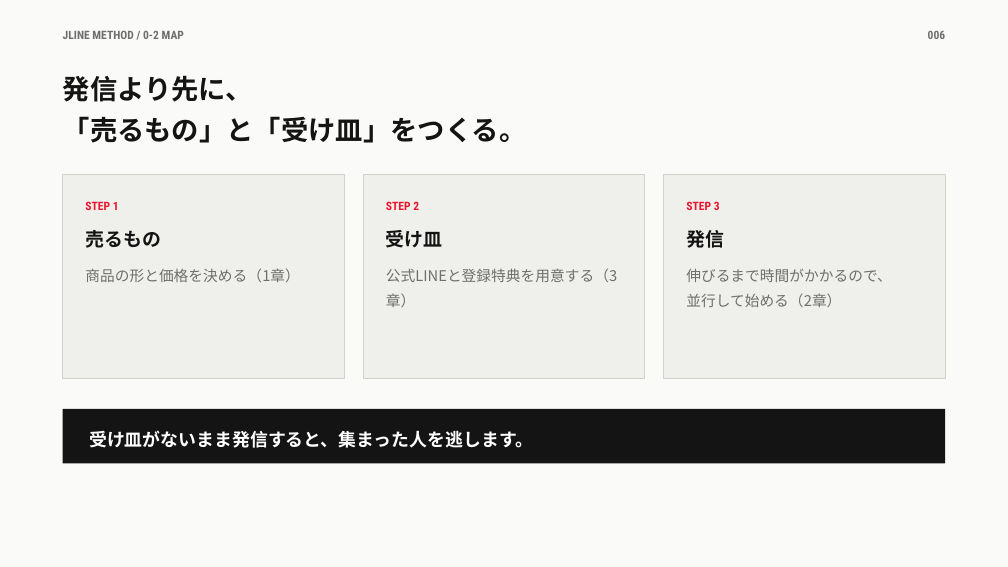
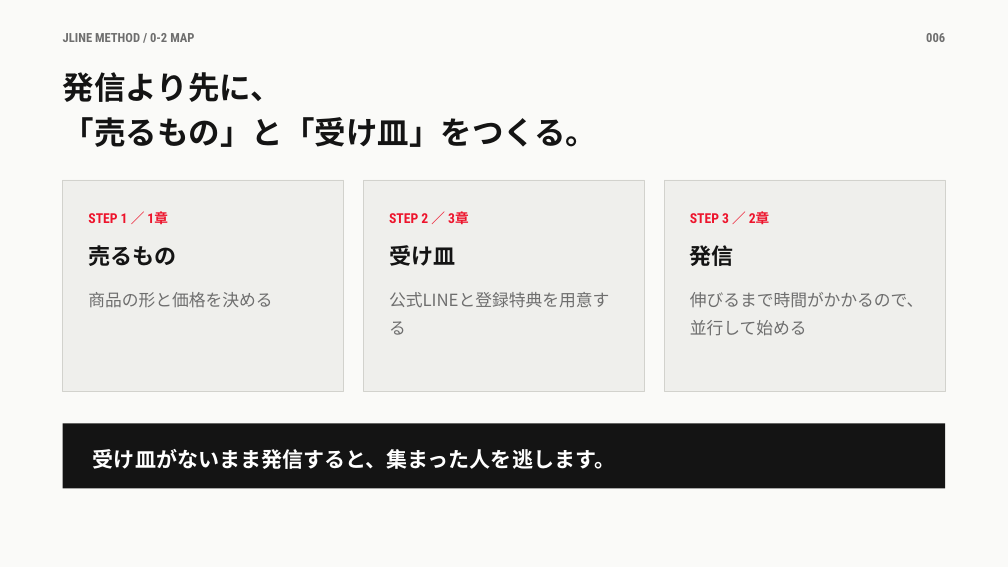
Before and after one commit to takafumisuzuki1117-sys/takafumi_suzuki, a slide deck: slide 6 of JLINEメソッド/教材/0章/0-2_全体の地図.pptx. Drawn at 1008x567 pixels with LibreOffice and Linux fonts; fonts in the diff are those of the drawing. Boxes give left, top, right and bottom in pixels: in the first picture for what was removed or moved away, otherwise in the second. Text is boxed around its words. In the diff, an @@ line names an element or a change of style, - is before the commit and + after.

```diff
--- a/JLINEメソッド/教材/0章/0-2_全体の地図.pptx
+++ b/JLINEメソッド/教材/0章/0-2_全体の地図.pptx
@@ text "JLINE METHOD / 0-2 MAP" at [63,33,194,42]: size 11 to 12 pt @@
@@ text "006" at [926,33,945,42]: size 11 to 12 pt @@
@@ text "発信より先に、" at [63,72,598,147]: size 26 to 30 pt; line spacing 1.25 to 1.2 @@
@@ rectangle: place and size @@
-rectangle at [63,175,344,379]
+rectangle at [63,180,344,392]
@@ rectangle: place and size @@
-rectangle at [363,175,644,379]
+rectangle at [364,180,645,392]
@@ rectangle: place and size @@
-rectangle at [664,175,945,379]
+rectangle at [665,180,946,392]
@@ text "売るもの": place and size @@
-text "売るもの" at [85,230,161,248]
+text "売るもの" at [88,245,176,266]
@@ text at [88,211,168,225]: text changed; size 11 to 13 pt @@
-STEP 1
+STEP 1 ／ 1章
@@ size 18 to 21 pt in 3 elements at [88,245,176,266], [690,245,734,266], [389,245,455,266] @@
@@ text "受け皿": place and size @@
-text "受け皿" at [386,230,443,248]
+text "受け皿" at [389,245,455,266]
@@ text at [389,211,469,224]: text changed; size 11 to 13 pt @@
-STEP 2
+STEP 2 ／ 3章
@@ text "発信": place and size @@
-text "発信" at [686,230,724,248]
+text "発信" at [690,245,734,266]
@@ text at [690,211,770,224]: text changed; size 11 to 13 pt @@
-STEP 3
+STEP 3 ／ 2章
@@ text at [88,292,272,307]: text changed; size 14 to 16 pt @@
-商品の形と価格を決める（1章）
+商品の形と価格を決める
@@ text at [389,292,609,308]: text changed; size 14 to 16 pt @@
-公式LINEと登録特典を用意する（3章）
+公式LINEと登録特典を用意する
@@ text at [690,292,924,308]: size 14 to 16 pt in "伸びるまで時間がかかるので、" @@
@@ text "伸びるまで時間がかかるので、": place and size @@
-text "伸びるまで時間がかかるので、" at [686,268,892,307]
+text "伸びるまで時間がかかるので、" at [690,292,924,336]
@@ text at [690,320,807,336]: text changed; size 14 to 16 pt @@
-並行して始める（2章）
+並行して始める
@@ rectangle: place and size @@
-rectangle at [63,409,945,464]
+rectangle at [63,423,945,488]
@@ text "受け皿がないまま発信すると、集まった人を逃します。": place and size @@
-text "受け皿がないまま発信すると、集まった人を逃します。" at [89,430,533,448]
+text "受け皿がないまま発信すると、集まった人を逃します。" at [93,449,615,469]
@@ text "受け皿がないまま発信すると、集まった人を逃します。" at [93,449,615,469]: size 17 to 20 pt @@
```
Also in this commit, not shown: 9 other slides changed, 9 other files.
